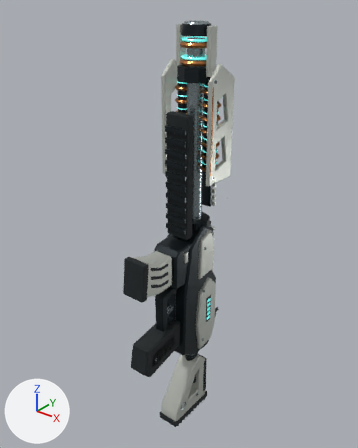
One commit to the glTF model app/public/squad/weapons/plasma.glb: the scene before it, then after it.
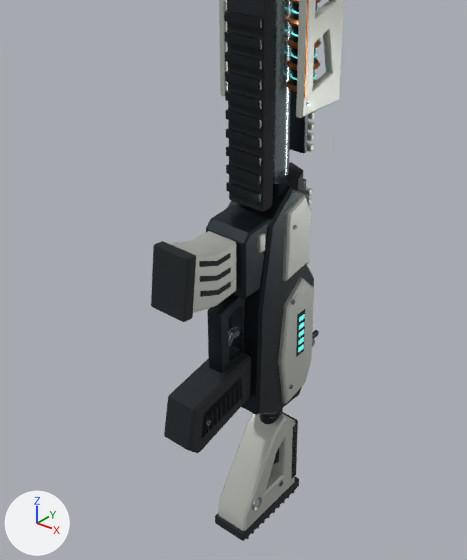
There are two pictures of each version: one whole from a 50 mm lens placed at (0.481, -0.598, 0.459), pointed at (-0.014, 0.021, 0.076), one close up on the part from 10% to 85% of the width and 27% to 98% of the height. The axes (+X, +Y, +Z) are drawn at lower left. The lights are the same throughout. The first two pictures are the older version. Where no turn or scale is listed for an object, it has been applied to the vertices. Vertices at exactly the same position are counted once.

In view in the first close-up: '01_Cerakote.004', '01_Cerakote.005', '01_Cerakote.006', '02_Graphite.006', '03_Titanium.006', '04_Elastomer.006', '04_Elastomer.007', '04_Elastomer.008', '05_Copper.001' and 4 more.
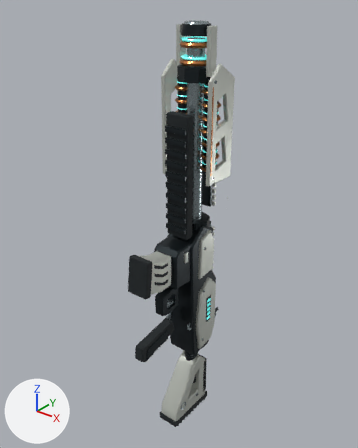
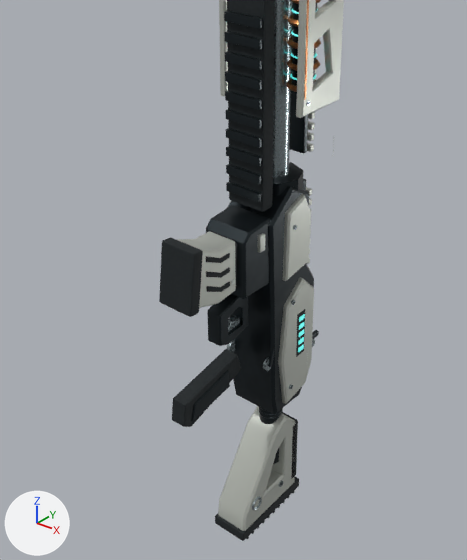
The newer file is also rescaled (x0.9), turned or shifted as a whole; pictures and numbers use the older file's frame.

The edits, one by one:
me_02_graphite_006 is used by ob_02_graphite_006; location (0.0, 0.0, 0.0).
me_02_graphite_006 had 1474 vertices, 2828 faces and spanned x -0.038..0.038, y -0.098..0.122, z -0.195..0.405.
me_02_graphite_006 now has 1474 vertices, 2828 faces and spans x -0.038..0.038, y -0.09..0.122, z -0.195..0.405.
me_02_graphite_006 part 1: a new loose piece of 16 vertices spanning x -0.002..0.002, y -0.09..-0.03, z -0.147..-0.118, in mat_plasma_02_graphite.
me_02_graphite_006 part 2: the loose piece of 16 vertices spanning x 0.015..0.019, y -0.098..-0.03, z -0.156..-0.115 is deleted.
me_02_graphite_006 part 3: 26 vertices moved from x -0.027..0.027, y -0.054..0.015, z -0.193..-0.041 to x -0.027..0.027, y -0.053..0.014, z -0.193..-0.041; 5 vertices removed from x -0.03..0.03, y -0.016..0.009, z -0.17..-0.041; 5 vertices added at x -0.03..0.03, y 0.008..0.012, z -0.17..-0.041.
Other edits to the shape of me_02_graphite_006 do not show in these pictures.
me_04_elastomer_006 is used by ob_04_elastomer_006; location (0.0, 0.0, 0.0).
me_04_elastomer_006 had 1318 vertices, 2504 faces and spanned x -0.051..0.051, y -0.114..0.06, z -0.173..0.405.
me_04_elastomer_006 now has 1318 vertices, 2504 faces and spans x -0.051..0.051, y -0.101..0.06, z -0.162..0.406.
me_04_elastomer_006 part 4: the loose piece of 20 vertices spanning x -0.019..0.019, y -0.114..-0.008, z -0.173..-0.099 is rebuilt with 20 vertices and now spans x -0.018..0.0, y -0.101..-0.008, z -0.155..-0.109.
Other edits to the shape of me_04_elastomer_006 do not show in these pictures.
me_01_cerakote_005 is used by ob_01_cerakote_005; location (0.0, -0.023, 0.018).
me_01_cerakote_005 had 24 vertices, 44 faces and spanned x -0.019..0.019, y -0.0893..-0.015, z -0.029..0.0424.
me_01_cerakote_005 now has 24 vertices, 44 faces and spans x -0.018..0.018, y -0.0792..-0.015, z -0.029..0.0425.
me_01_cerakote_005 part 5: 24 of 24 vertices moved; they spanned x -0.019..0.019, y -0.0893..-0.015, z -0.029..0.0424 and now span x -0.018..0.018, y -0.0792..-0.015, z -0.029..0.0425; mean shift (0.0, 0.0053, 0.0).
me_04_elastomer_007 is used by ob_04_elastomer_007; location (0.0, -0.023, 0.018).
me_04_elastomer_007 had 200 vertices, 372 faces and spanned x -0.0215..0.0215, y -0.0951..-0.0266, z -0.0218..0.0438.
me_04_elastomer_007 now has 200 vertices, 372 faces and spans x -0.0205..0.0205, y -0.0851..-0.0266, z -0.0218..0.0438.
me_04_elastomer_007 part 6: the loose piece of 56 vertices spanning x -0.0215..0.0215, y -0.0951..-0.0749, z -0.0218..0.0438 is scaled about its middle by (0.951, 1, 1), then moved by (0.0, 0.01, 0.0).
me_04_elastomer_007 part 7: all 24 vertices in x 0.0176..0.0204, y -0.0453..-0.0452, z -0.0154..0.0214 are moved by (-0.001, 0.0058, 0.0).
me_04_elastomer_007 part 8: all 24 vertices in x 0.0176..0.0204, y -0.0694..-0.069, z -0.0053..0.0325 are moved by (-0.001, 0.01, 0.0).
Other edits to the shape of me_04_elastomer_007 do not show in these pictures.

Boxes [x1, y1, x2, y2] around the edits, measured in the close-ups (467 x 560 px; the box of a moved part takes in the faces that stretch with it):
'02_Graphite.006', reshaped
    before: [201, 3, 319, 439]
    after: [191, 3, 319, 421]
'04_Elastomer.006', reshaped
    before: [164, 0, 310, 453]
    after: [172, 0, 310, 427]
'04_Elastomer.007', reshaped (11% narrower)
    before: [151, 241, 231, 322]
    after: [159, 238, 230, 317]
'01_Cerakote.005', reshaped (13% narrower, 6% shorter)
    before: [168, 231, 236, 313]
    after: [177, 231, 236, 308]
part 1 of me_02_graphite_006, added
    after: [191, 370, 230, 421]
part 2 of me_02_graphite_006, deleted
    before: [201, 379, 243, 439]
part 3 of me_02_graphite_006, moved or reshaped
    before: [207, 195, 309, 415]
    after: [207, 192, 302, 414]
part 4 of me_04_elastomer_006, rebuilt (20% narrower, 27% shorter)
    before: [164, 346, 251, 453]
    after: [172, 349, 241, 427]
part 6 of me_04_elastomer_007, moved or reshaped
    before: [151, 241, 196, 322]
    after: [159, 238, 203, 317]
part 7 of me_04_elastomer_007, moved or reshaped
    before: [217, 253, 231, 294]
    after: [221, 253, 230, 291]
part 8 of me_04_elastomer_007, moved or reshaped
    before: [199, 261, 219, 297]
    after: [206, 256, 222, 292]
